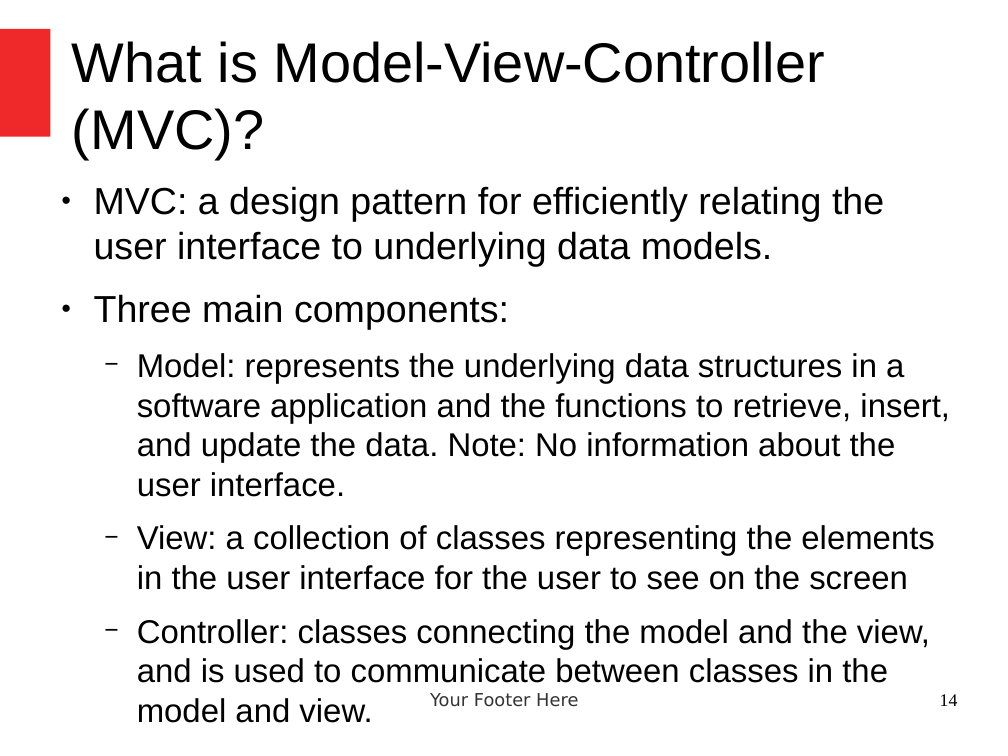
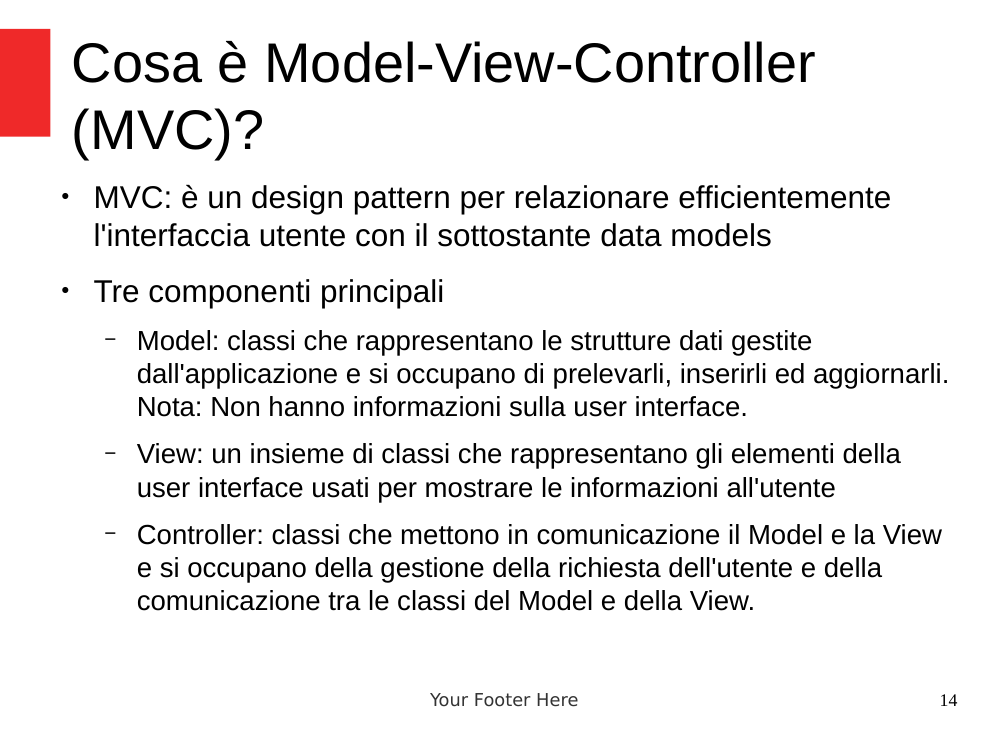
Before and after one commit to criluc/servlet-jsp-tutorial, a slide deck: slide 14 of Introduzione a JSP e Java MVC.odp. Drawn at 1008x756 pixels with LibreOffice and Linux fonts; fonts in the diff are those of the drawing. Boxes give left, top, right and bottom in pixels: in the first picture for what was removed or moved away, otherwise in the second. Text is boxed around its words. In the diff, an @@ line names an element or a change of style, - is before the commit and + after.

```diff
--- a/Introduzione a JSP e Java MVC.odp
+++ b/Introduzione a JSP e Java MVC.odp
@@ title at (x1=72, y1=41, x2=815, y2=159): text changed @@
-What is Model-View-Controller (MVC)?
+Cosa è Model-View-Controller (MVC)?
@@ text at (x1=94, y1=184, x2=949, y2=611): text changed; size 25.9 to 21.7 pt @@
-● MVC: a design pattern for efficiently relating the user interface to underlying data models.
-● Three main components:
-  − Model: represents the underlying data structures in a software application and the functions to retrieve, insert, and update the data. Note: No information about the user interface.
-  − View: a collection of classes representing the elements in the user interface for the user to see on the screen
-  − Controller: classes connecting the model and the view, and is used to communicate between classes in the model and view.
+● MVC: è un design pattern per relazionare efficientemente l'interfaccia utente con il sottostante data models
+● Tre componenti principali
+  − Model: classi che rappresentano le strutture dati gestite dall'applicazione e si occupano di prelevarli, inserirli ed aggiornarli. Nota: Non hanno informazioni sulla user interface.
+  − View: un insieme di classi che rappresentano gli elementi della user interface usati per mostrare le informazioni all'utente
+  − Controller: classi che mettono in comunicazione il Model e la View e si occupano della gestione della richiesta dell'utente e della comunicazione tra le classi del Model e della View.
```
Also in this commit, not shown: 5 other slides changed.
